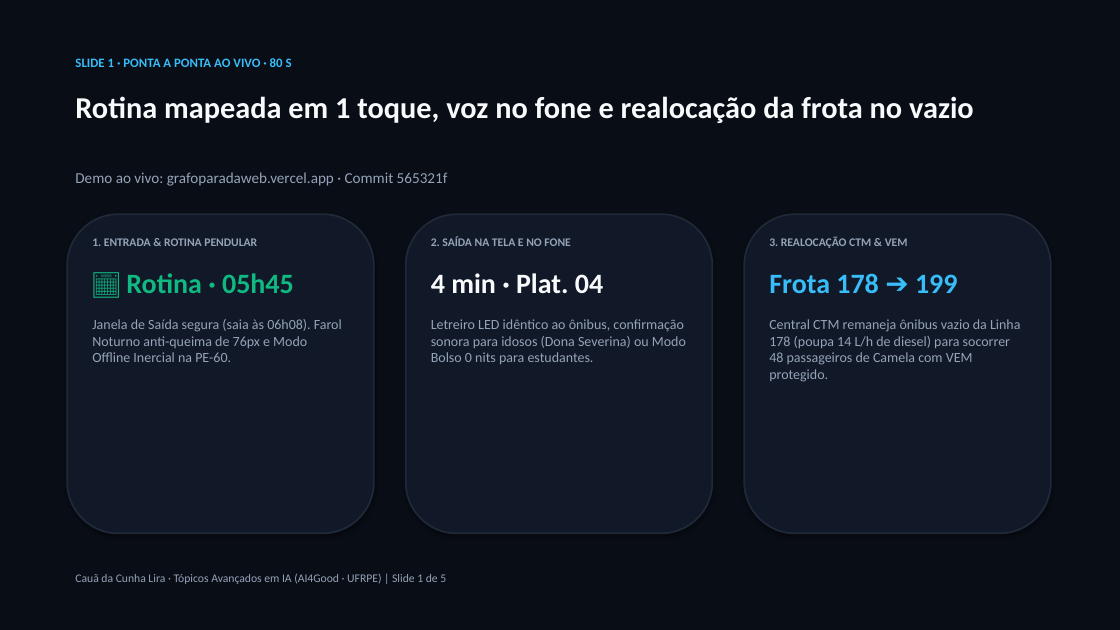
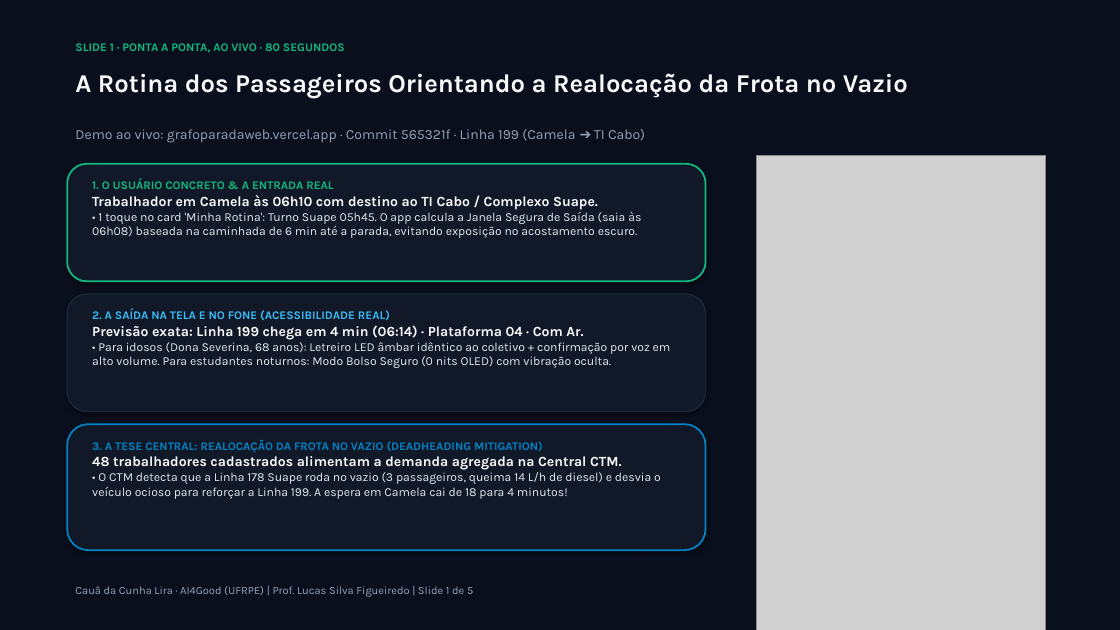
Before and after one commit to lira-labs/workspace, a slide deck: slide 1 of va2/GrafoParada_Seminario2_CauaLira.pptx. Drawn at 1120x630 pixels with LibreOffice and Linux fonts; fonts in the diff are those of the drawing; grey boxes stand for pictures. Boxes give left, top, right and bottom in pixels: in the first picture for what was removed or moved away, otherwise in the second. Text is boxed around its words. In the diff, an @@ line names an element or a change of style, - is before the commit and + after.

Commit message:
feat(sem2): transform slides into Canva-style PPTX with bespoke visual assets and zero robotic repetition

```diff
--- a/va2/GrafoParada_Seminario2_CauaLira.pptx
+++ b/va2/GrafoParada_Seminario2_CauaLira.pptx
@@ rectangle at [0, 0, 1120, 630]: fill #090D16 to #0A0F1D @@
@@ text at [75, 43, 345, 53]: text changed; size 11 to 10 pt; font Calibri to Karla; text colour #38BDF8 to #10B981 @@
-SLIDE 1 · PONTA A PONTA AO VIVO · 80 S
+SLIDE 1 · PONTA A PONTA, AO VIVO · 80 SEGUNDOS
@@ text at [75, 73, 908, 98]: text changed; size 26 to 22 pt; font Calibri to Karla @@
-Rotina mapeada em 1 toque, voz no fone e realocação da frota no vazio
+A Rotina dos Passageiros Orientando a Realocação da Frota no Vazio
@@ text at [75, 129, 645, 143]: text changed; size 13 to 12 pt; font Calibri to Karla @@
-Demo ao vivo: grafoparadaweb.vercel.app · Commit 565321f
+Demo ao vivo: grafoparadaweb.vercel.app · Commit 565321f · Linha 199 (Camela ➔ TI Cabo)
@@ rounded rectangle added at [67, 164, 706, 281], fill #111827, outline #10B981 1.5 pt @@
@@ text added at [92, 179, 641, 238], 10.5 pt, text #E2E8F0 @@
+1. O USUÁRIO CONCRETO & A ENTRADA REAL
+Trabalhador em Camela às 06h10 com destino ao TI Cabo / Complexo Suape.
+• 1 toque no card 'Minha Rotina': Turno Suape 05h45. O app calcula a Janela Segura de Saída (saia às 06h08) baseada na caminhada de 6 min até a parada, evitando exposição no acostamento escuro.
@@ picture added at [756, 155, 1046, 630] @@
@@ rounded rectangle removed at [67, 214, 374, 534] @@
@@ text removed at [92, 238, 342, 362] @@
-1. ENTRADA & ROTINA PENDULAR
-📅 Rotina · 05h45
-Janela de Saída segura (saia às 06h08). Farol Noturno anti-queima de 76px e Modo Offline Inercial na PE-60.
@@ rounded rectangle removed at [406, 214, 712, 534] @@
@@ text removed at [431, 237, 686, 364] @@
-2. SAÍDA NA TELA E NO FONE
-4 min · Plat. 04
-Letreiro LED idêntico ao ônibus, confirmação sonora para idosos (Dona Severina) ou Modo Bolso 0 nits para estudantes.
@@ rounded rectangle removed at [744, 214, 1051, 534] @@
@@ text removed at [769, 237, 1020, 382] @@
-3. REALOCAÇÃO CTM & VEM
-Frota 178 ➔ 199
-Central CTM remaneja ônibus vazio da Linha 178 (poupa 14 L/h de diesel) para socorrer 48 passageiros de Camela com VEM protegido.
@@ rounded rectangle added at [67, 294, 706, 412], fill #111827, outline #1F2937 1 pt @@
@@ text added at [92, 309, 671, 368], 10.5 pt, text #E2E8F0 @@
+2. A SAÍDA NA TELA E NO FONE (ACESSIBILIDADE REAL)
+Previsão exata: Linha 199 chega em 4 min (06:14) · Plataforma 04 · Com Ar.
+• Para idosos (Dona Severina, 68 anos): Letreiro LED âmbar idêntico ao coletivo + confirmação por voz em alto volume. Para estudantes noturnos: Modo Bolso Seguro (0 nits OLED) com vibração oculta.
@@ rounded rectangle added at [67, 424, 706, 550], fill #111827, outline #0284C7 1.5 pt @@
@@ text added at [92, 440, 661, 499], 10.5 pt, text #E2E8F0 @@
+3. A TESE CENTRAL: REALOCAÇÃO DA FROTA NO VAZIO (DEADHEADING MITIGATION)
+48 trabalhadores cadastrados alimentam a demanda agregada na Central CTM.
+• O CTM detecta que a Linha 178 Suape roda no vazio (3 passageiros, queima 14 L/h de diesel) e desvia o veículo ocioso para reforçar a Linha 199. A espera em Camela cai de 18 para 4 minutos!
@@ text at [75, 586, 473, 597]: text changed; size 10 to 9.5 pt; font Calibri to Karla @@
-Cauã da Cunha Lira · Tópicos Avançados em IA (AI4Good · UFRPE) | Slide 1 de 5
+Cauã da Cunha Lira · AI4Good (UFRPE) | Prof. Lucas Silva Figueiredo | Slide 1 de 5
```
Also in this commit, not shown: 4 other slides changed, 22 other files.
